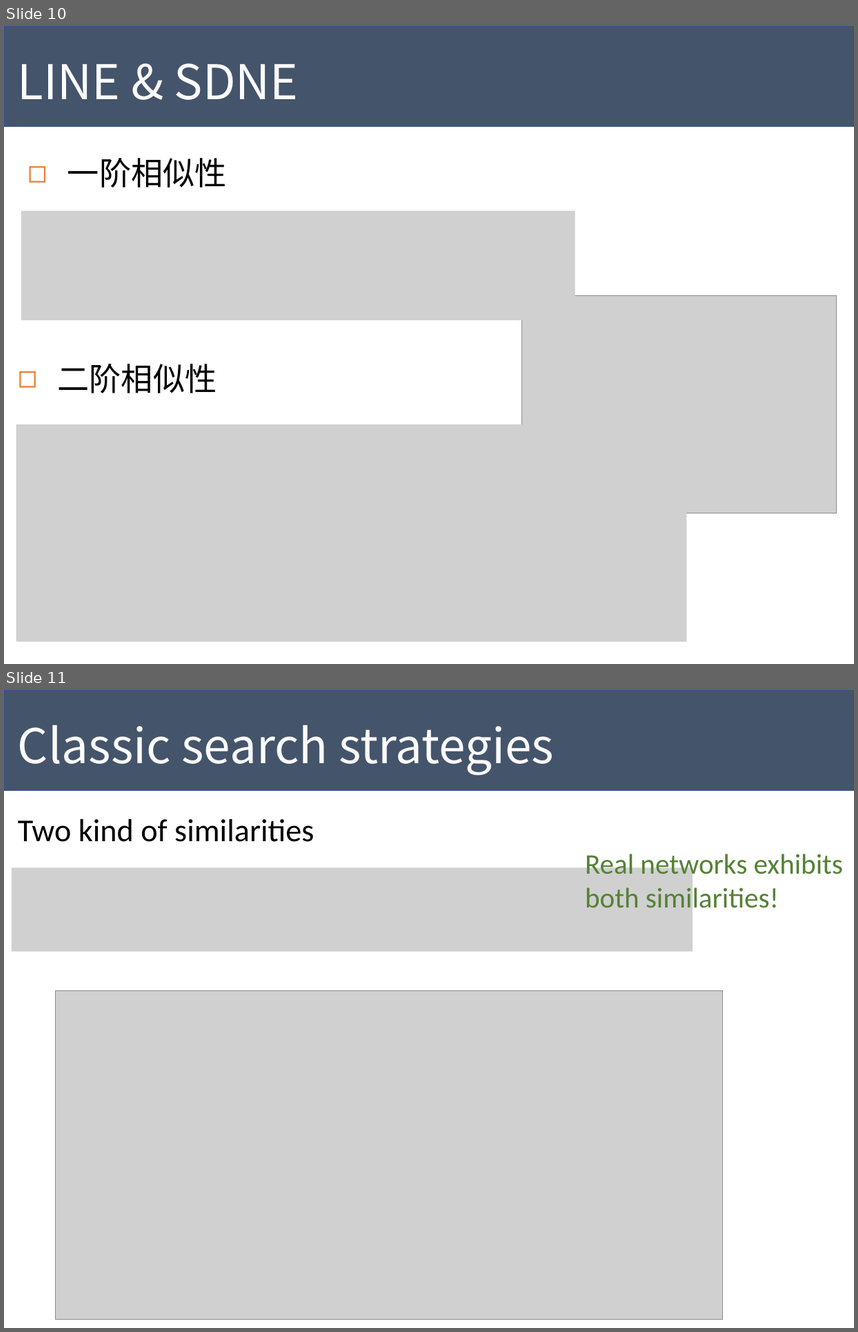
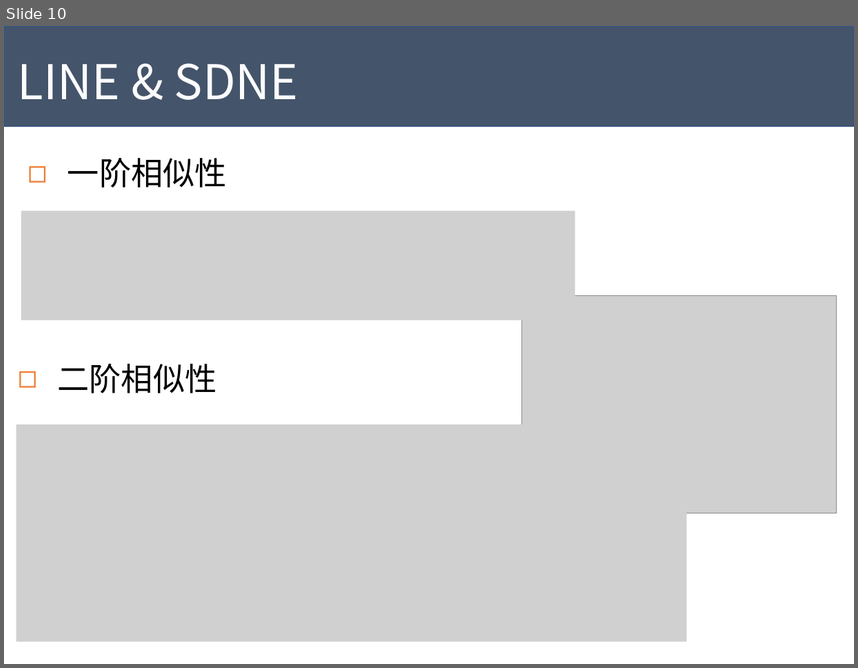
Before and after one commit to Tigerrr07/GNN-tiger, a slide deck: GE.pptx. Shown one above the other, each under a label of ours: slides 10 and 11 before the commit, slide 10 after it. The pictures are 858x1332 and 858x668 pixels, drawn with LibreOffice and Linux fonts; fonts in the diff are those of the drawing; grey boxes stand for pictures. Boxes give left, top, right and bottom in pixels: in the first picture for what was removed or moved away, otherwise in the second. Text is boxed around its words. In the diff, an @@ line names an element or a change of style, - is before the commit and + after.

```diff
--- a/GE.pptx
+++ b/GE.pptx
@@ slide 11 removed at [4,690,854,1328], background #FFFFFF @@
@@ rectangle removed at [4,690,854,790] @@
@@ text removed at [18,725,554,775] @@
-Classic search strategies
@@ text removed at [18,819,314,842] @@
-Two kind of similarities
@@ text removed at [585,850,843,908] @@
-Real networks exhibits both similarities!
@@ picture removed at [12,867,693,951] @@
@@ picture removed at [55,990,723,1319] @@
```
Also in this commit, not shown: 2 slides changed, 8 other slides removed, 1 other file.
